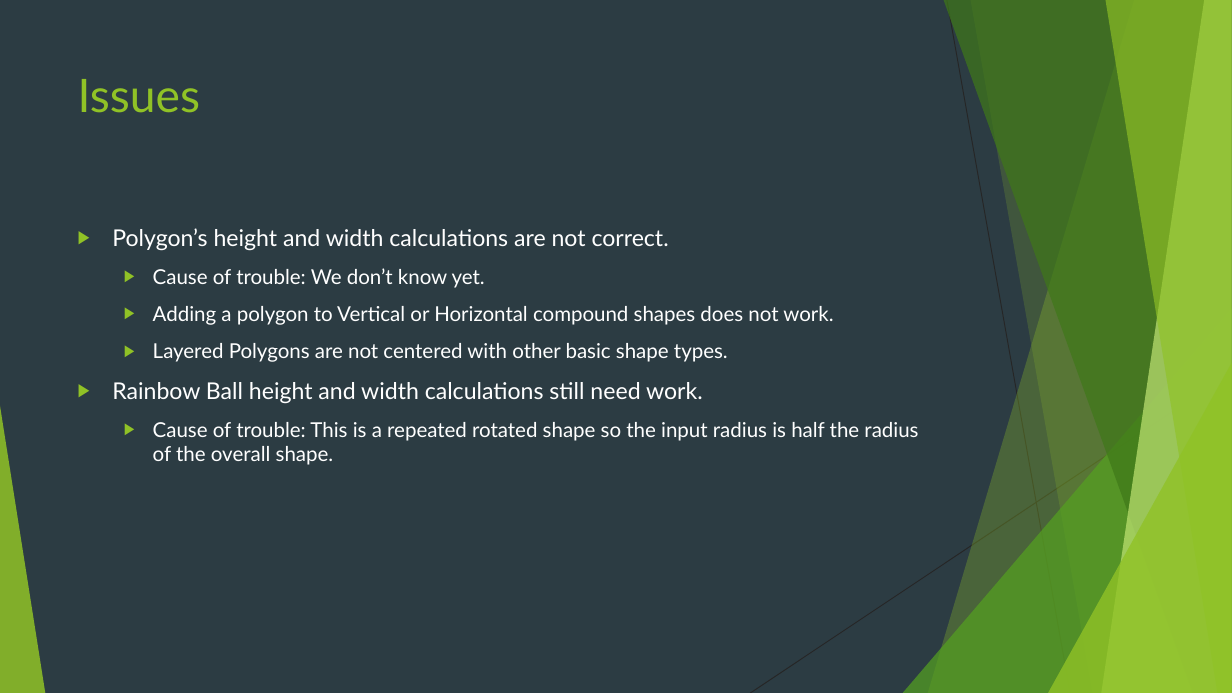
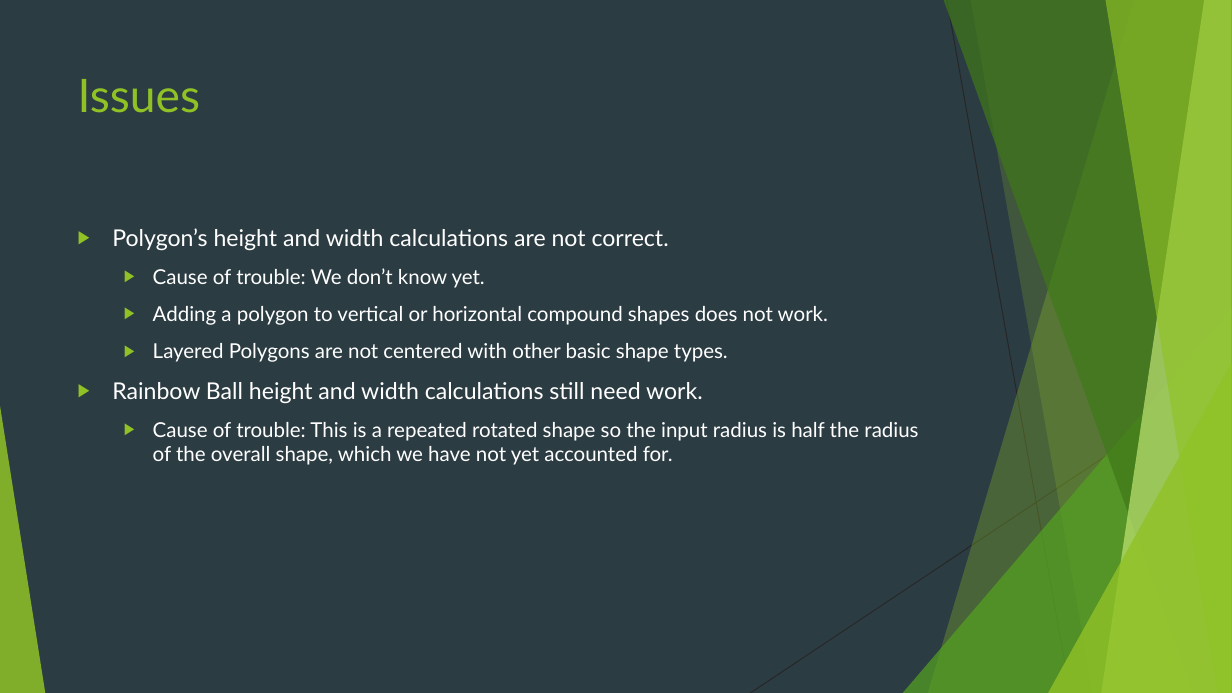
Before and after one commit to namikim97/cs372_project2_cps, a slide deck: slide 5 of CPS.pptx. Drawn at 1232x693 pixels with LibreOffice and Linux fonts; fonts in the diff are those of the drawing. Boxes give left, top, right and bottom in pixels: in the first picture for what was removed or moved away, otherwise in the second. Text is boxed around its words. In the diff, an @@ line names an element or a change of style, - is before the commit and + after.

Commit message:
powerpoint edits

```diff
--- a/CPS.pptx
+++ b/CPS.pptx
@@ text at [153, 306, 828, 325]: text changed @@
-  ▶ Adding a polygon to Vertical or Horizontal compound shapes does not work.
+  ▶ Adding a polygon to vertical or horizontal compound shapes does not work.
@@ text at [153, 422, 918, 465]: text changed @@
-  ▶ Cause of trouble: This is a repeated rotated shape so the input radius is half the radius of the overall shape.
+  ▶ Cause of trouble: This is a repeated rotated shape so the input radius is half the radius of the overall shape, which we have not yet accounted for.
```
Also in this commit, not shown: 2 other slides changed.
